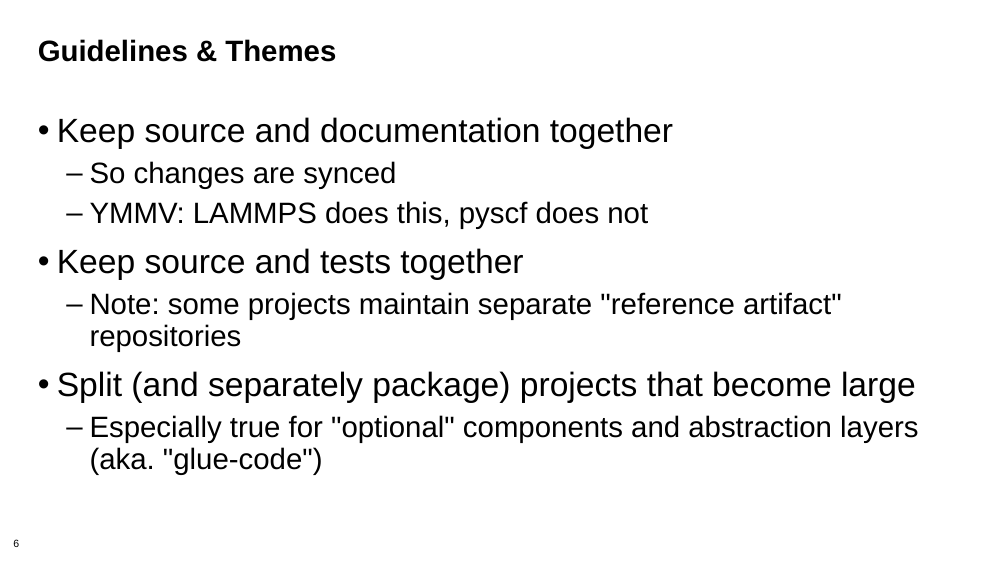
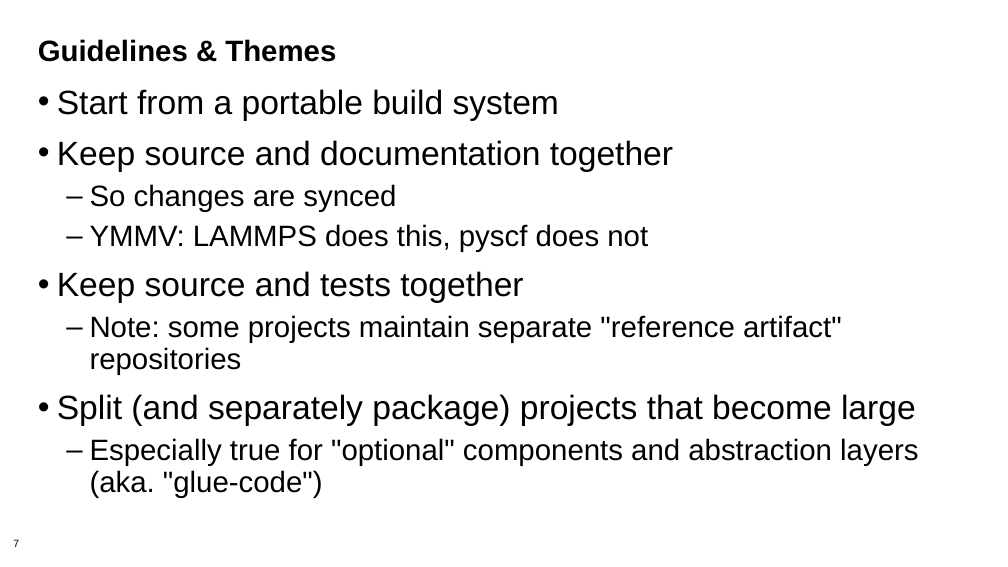
Before and after one commit to bssw-tutorial/presentations, a slide deck: slide 7 of packaging.pptx (slide 6 before the commit). Drawn at 1008x567 pixels with LibreOffice and Linux fonts; fonts in the diff are those of the drawing; background and template pictures are left out. Boxes give left, top, right and bottom in pixels: in the first picture for what was removed or moved away, otherwise in the second. Text is boxed around its words. In the diff, an @@ line names an element or a change of style, - is before the commit and + after.

```diff
--- a/packaging.pptx
+++ b/packaging.pptx
@@ text "Start from a portable build ...": place and size @@
-text "Start from a portable build ..." at [57,117,918,475]
+text "Start from a portable build ..." at [57,89,918,498]
@@ text at [57,89,559,121]: paragraph added @@
+• Start from a portable build system
@@ page number at [13,539,19,547]: text changed @@
-6
+7
```
Also in this commit, not shown: 28 other slides changed, 22 slides added.
